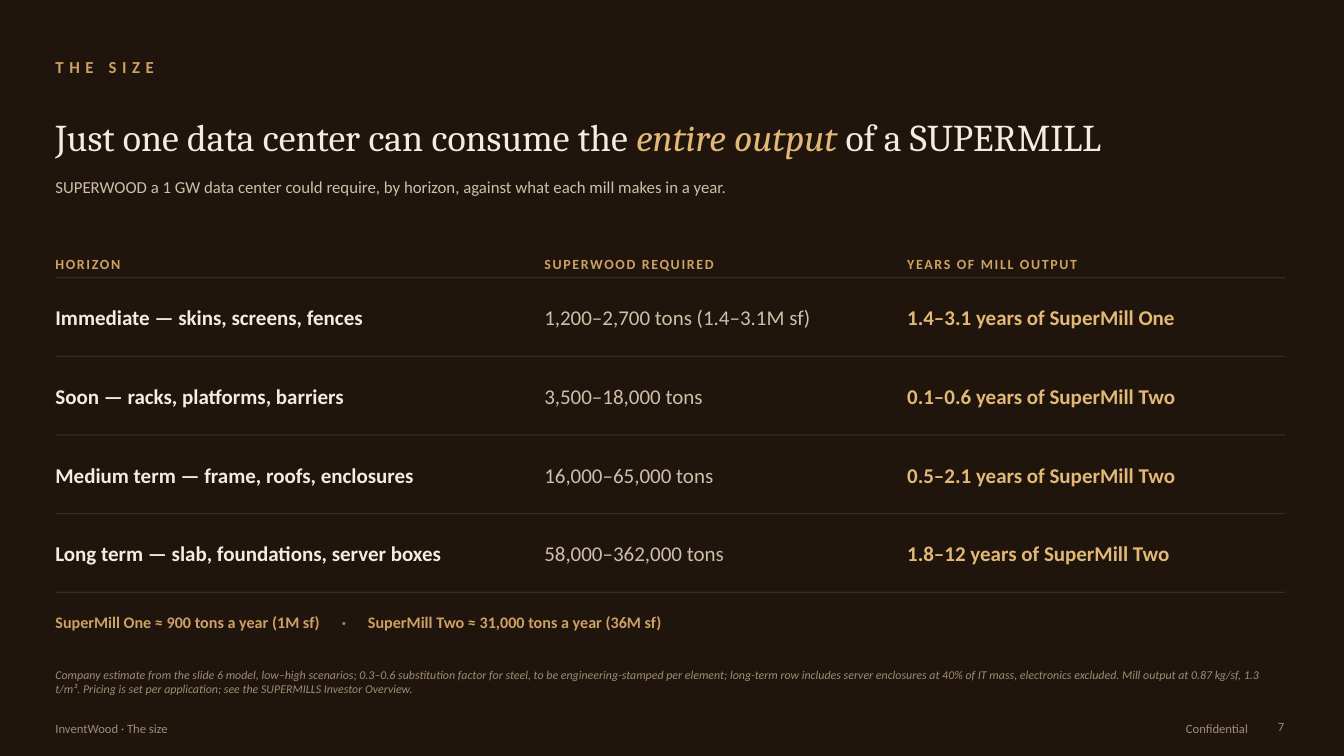
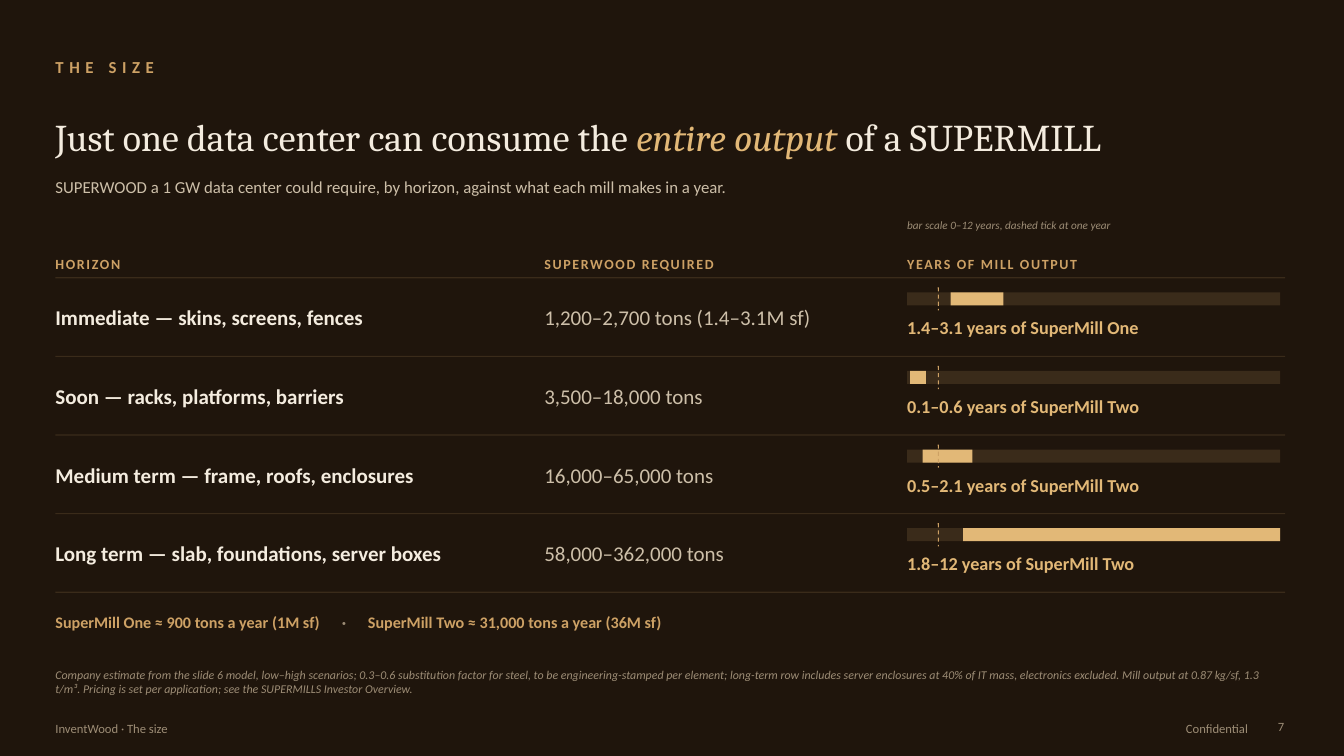
Before and after one commit to alau-hi/decks, a slide deck: slide 7 of superwood-datacenter-investor/SUPERWOOD-for-Data-Centers-Companion.pptx. Drawn at 1344x756 pixels with LibreOffice and Linux fonts; fonts in the diff are those of the drawing. Boxes give left, top, right and bottom in pixels: in the first picture for what was removed or moved away, otherwise in the second. Text is boxed around its words. In the diff, an @@ line names an element or a change of style, - is before the commit and + after.

```diff
--- a/superwood-datacenter-investor/SUPERWOOD-for-Data-Centers-Companion.pptx
+++ b/superwood-datacenter-investor/SUPERWOOD-for-Data-Centers-Companion.pptx
@@ text added at box(907, 221, 1111, 231), 8 pt, text #9D8D76, italic @@
+bar scale 0–12 years, dashed tick at one year
@@ rectangle added at box(907, 292, 1280, 306), fill #3A2B1A @@
@@ line added from (939, 287) to (939, 311), #CDA165 0.75 pt dashed @@
@@ rectangle added at box(951, 292, 1003, 306), fill #E2B877 @@
@@ text "1.4–3.1 years of SuperMill One": place and size @@
-text "1.4–3.1 years of SuperMill One" at box(907, 310, 1175, 329)
+text "1.4–3.1 years of SuperMill One" at box(907, 321, 1138, 337)
@@ text "0.1–0.6 years of SuperMill Two": place and size @@
-text "0.1–0.6 years of SuperMill Two" at box(907, 389, 1176, 408)
+text "0.1–0.6 years of SuperMill Two" at box(907, 400, 1139, 416)
@@ rectangle added at box(907, 371, 1280, 384), fill #3A2B1A @@
@@ rectangle added at box(910, 371, 926, 384), fill #E2B877 @@
@@ line added from (939, 366) to (939, 389), #CDA165 0.75 pt dashed @@
@@ line added from (939, 445) to (939, 468), #CDA165 0.75 pt dashed @@
@@ text "0.5–2.1 years of SuperMill Two": place and size @@
-text "0.5–2.1 years of SuperMill Two" at box(907, 468, 1176, 487)
+text "0.5–2.1 years of SuperMill Two" at box(907, 479, 1139, 495)
@@ rectangle added at box(907, 450, 1280, 463), fill #3A2B1A @@
@@ rectangle added at box(923, 450, 972, 463), fill #E2B877 @@
@@ rectangle added at box(907, 528, 1280, 541), fill #3A2B1A @@
@@ line added from (939, 523) to (939, 546), #CDA165 0.75 pt dashed @@
@@ rectangle added at box(963, 528, 1280, 541), fill #E2B877 @@
@@ size 15 to 13 pt in 4 elements at box(907, 321, 1138, 337), box(907, 400, 1139, 416), box(907, 479, 1139, 495), box(907, 557, 1135, 573) @@
@@ text "1.8–12 years of SuperMill Two": place and size @@
-text "1.8–12 years of SuperMill Two" at box(907, 546, 1170, 565)
+text "1.8–12 years of SuperMill Two" at box(907, 557, 1135, 573)
```
Also in this commit, not shown: 3 other files.
